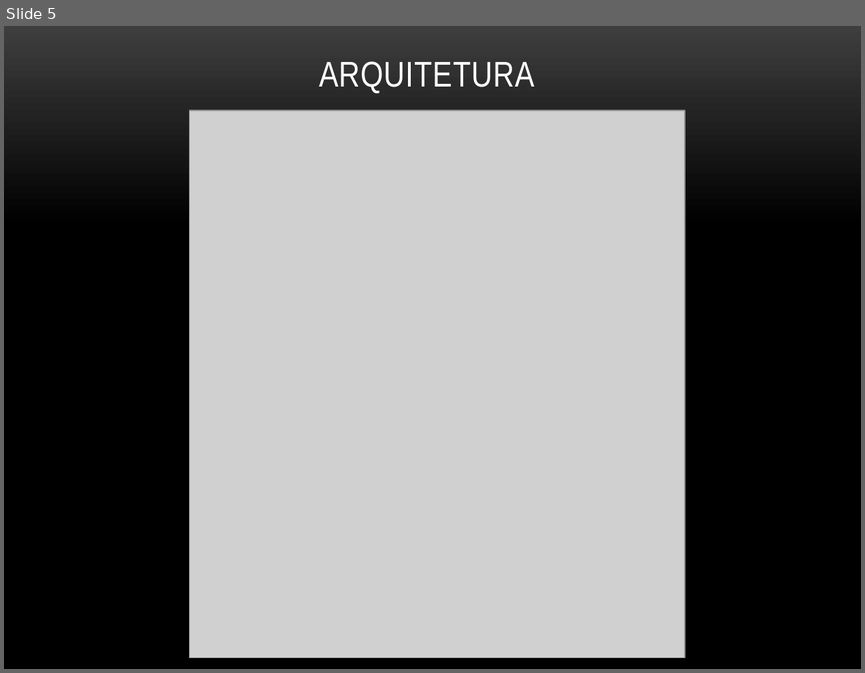
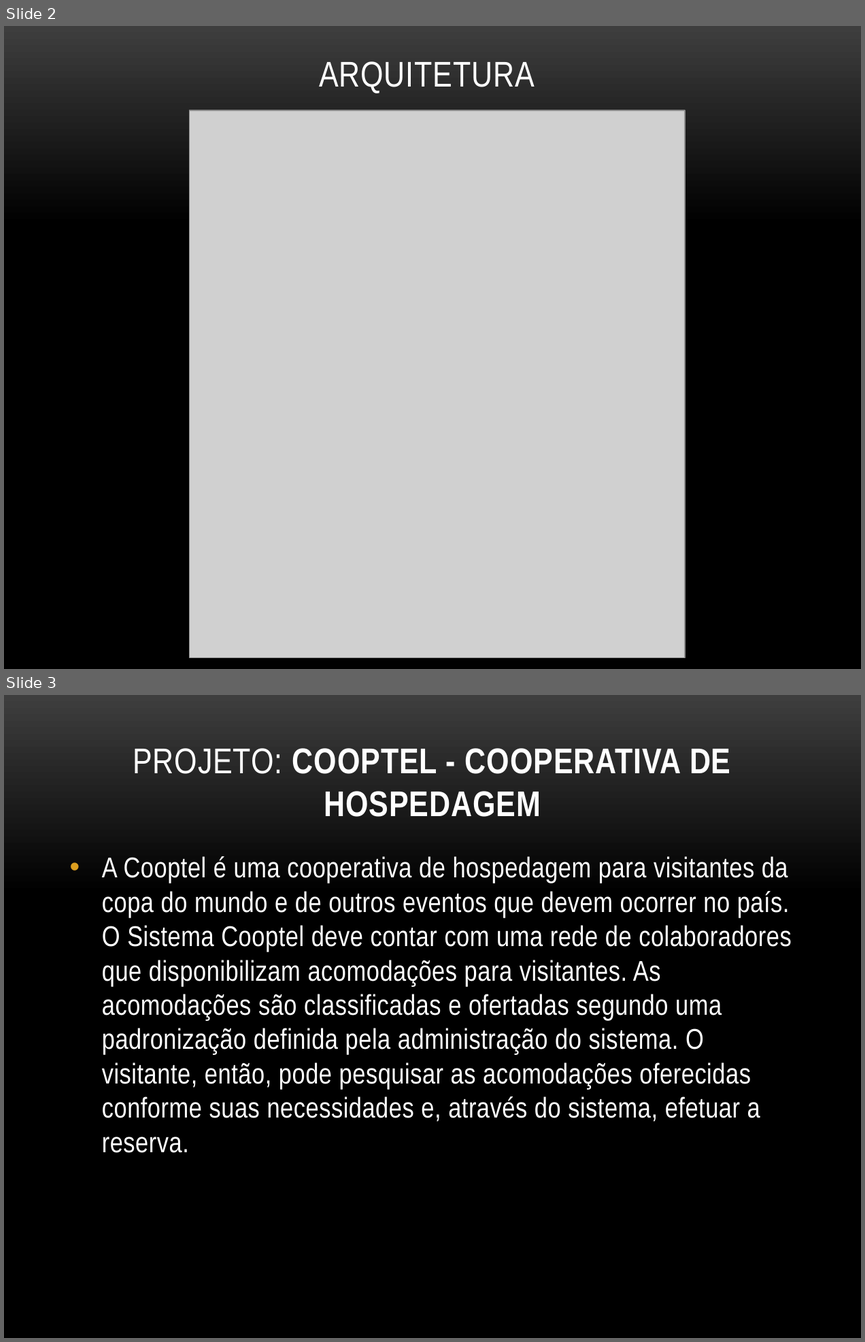
Before and after one commit to brunoemer/cooptel-ucs, a slide deck: Documentos/ApresentaçãoCiclo1.pptx. Shown one above the other, each under a label of ours: slide 5 before the commit, slides 2 and 3 after it. The pictures are 865x673 and 865x1342 pixels, drawn with LibreOffice and Linux fonts; fonts in the diff are those of the drawing; grey boxes stand for pictures; background and template pictures are left out. Boxes give left, top, right and bottom in pixels: in the first picture for what was removed or moved away, otherwise in the second. Text is boxed around its words. In the diff, an @@ line names an element or a change of style, - is before the commit and + after.

```diff
--- a/Documentos/ApresentaçãoCiclo1.pptx
+++ b/Documentos/ApresentaçãoCiclo1.pptx
@@ slide 3 added at [4,695,861,1338], background picture (left out) @@
@@ title added at [133,748,731,817], 30 pt, text #FFFFFF, bold @@
+PROJETO: COOPTEL - COOPERATIVA DE HOSPEDAGEM
@@ text added at [102,856,791,1153], 24 pt, text #FFFFFF @@
+• A Cooptel é uma cooperativa de hospedagem para visitantes da copa do mundo e de outros eventos que devem ocorrer no país. O Sistema Cooptel deve contar com uma rede de colaboradores que disponibilizam acomodações para visitantes. As acomodações são classificadas e ofertadas segundo uma padronização definida pela administração do sistema. O visitante, então, pode pesquisar as acomodações oferecidas conforme suas necessidades e, através do sistema, efetuar a reserva.
@@ what was slide 5 is now slide 2 @@
```
Also in this commit, not shown: 4 slides changed, 3 other slides added.
